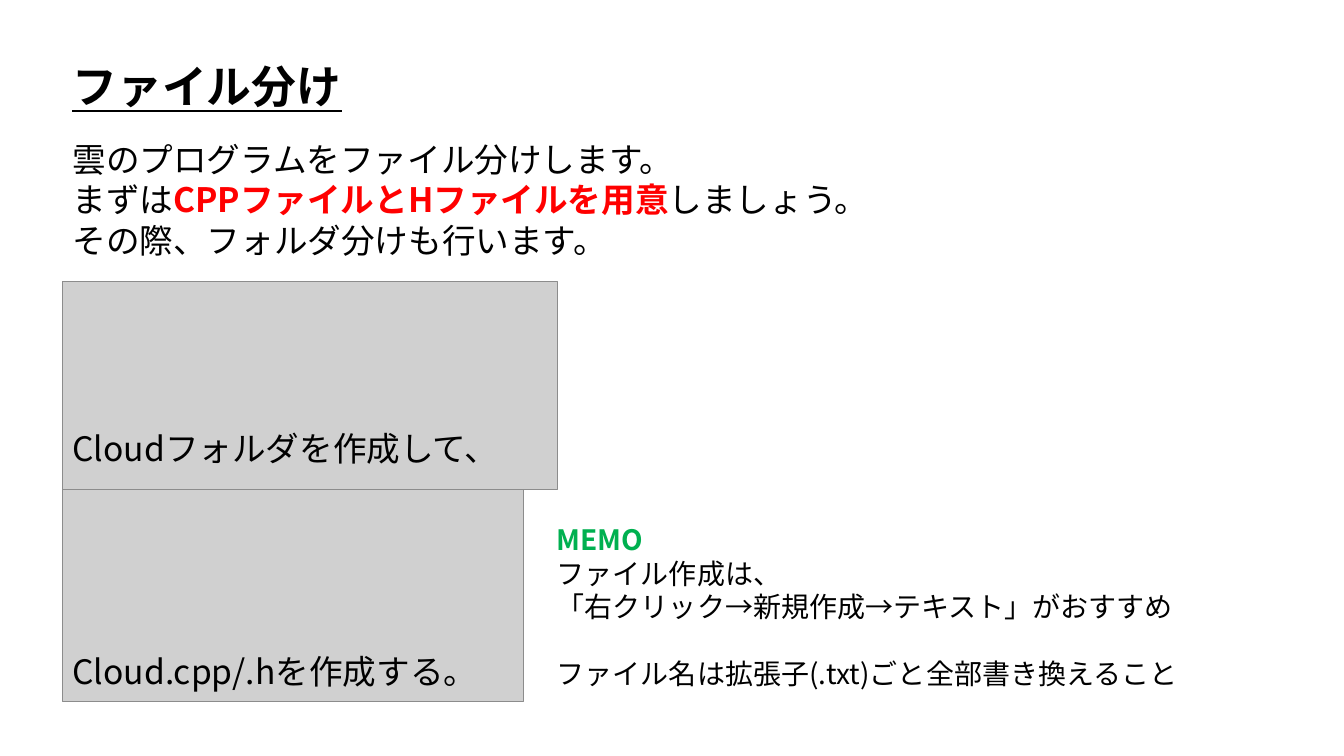
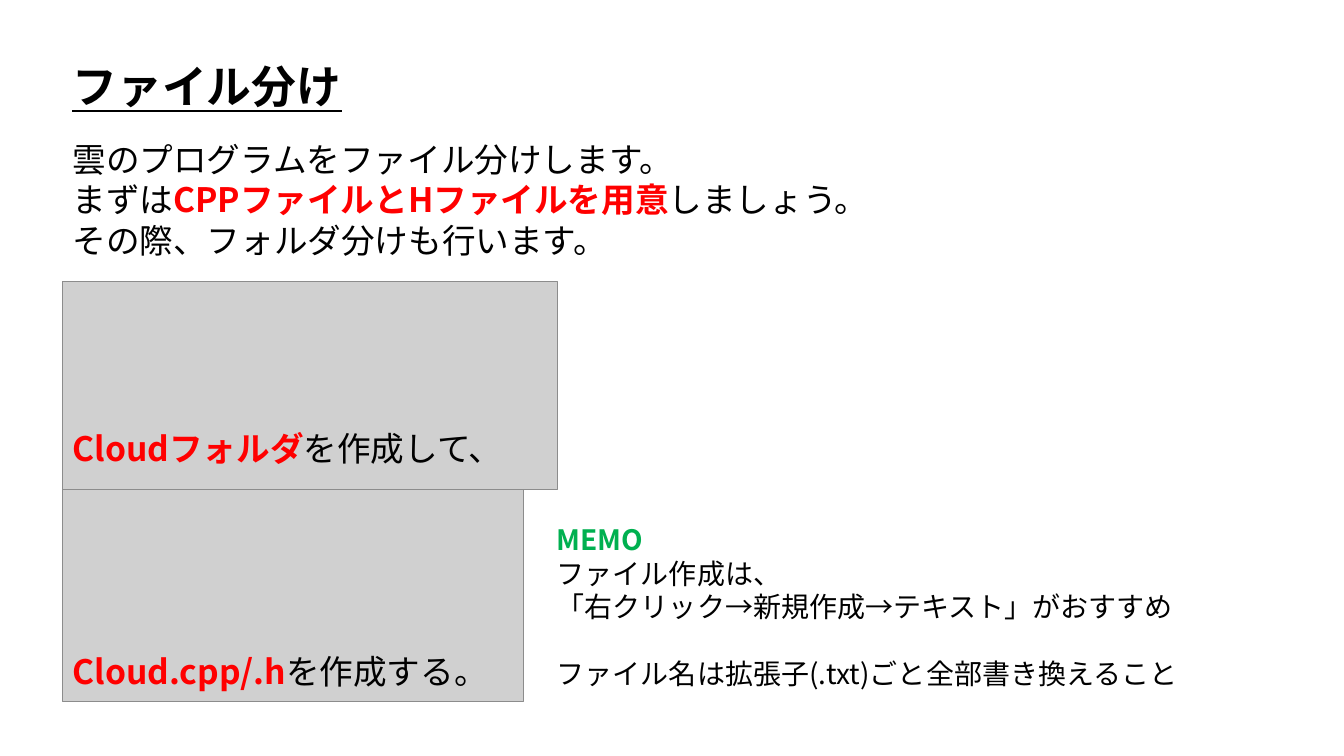
Before and after one commit to ArakiYusuke-Ohara/Textbook, a slide deck: slide 2 of ゲーム科1年/00_前期/ゲームプログラミングⅠ/08_ファイル分け.pptx. Drawn at 1344x756 pixels with LibreOffice and Linux fonts; fonts in the diff are those of the drawing; grey boxes stand for pictures. Boxes give left, top, right and bottom in pixels: in the first picture for what was removed or moved away, otherwise in the second. Text is boxed around its words. In the diff, an @@ line names an element or a change of style, - is before the commit and + after.

```diff
--- a/ゲーム科1年/00_前期/ゲームプログラミングⅠ/08_ファイル分け.pptx
+++ b/ゲーム科1年/00_前期/ゲームプログラミングⅠ/08_ファイル分け.pptx
@@ text "Cloudフォルダを作成して、" at bbox=[73, 432, 503, 464]: text colour #000000 to #FF0000, bold on in "Cloudフォルダを作成して、" @@
@@ text "Cloud.cpp/.hを作成する。" at bbox=[72, 655, 487, 692]: text colour #000000 to #FF0000, bold on in "Cloud.cpp/.hを作成する。" @@
```
Also in this commit, not shown: 6 other slides changed, 7 other files.
